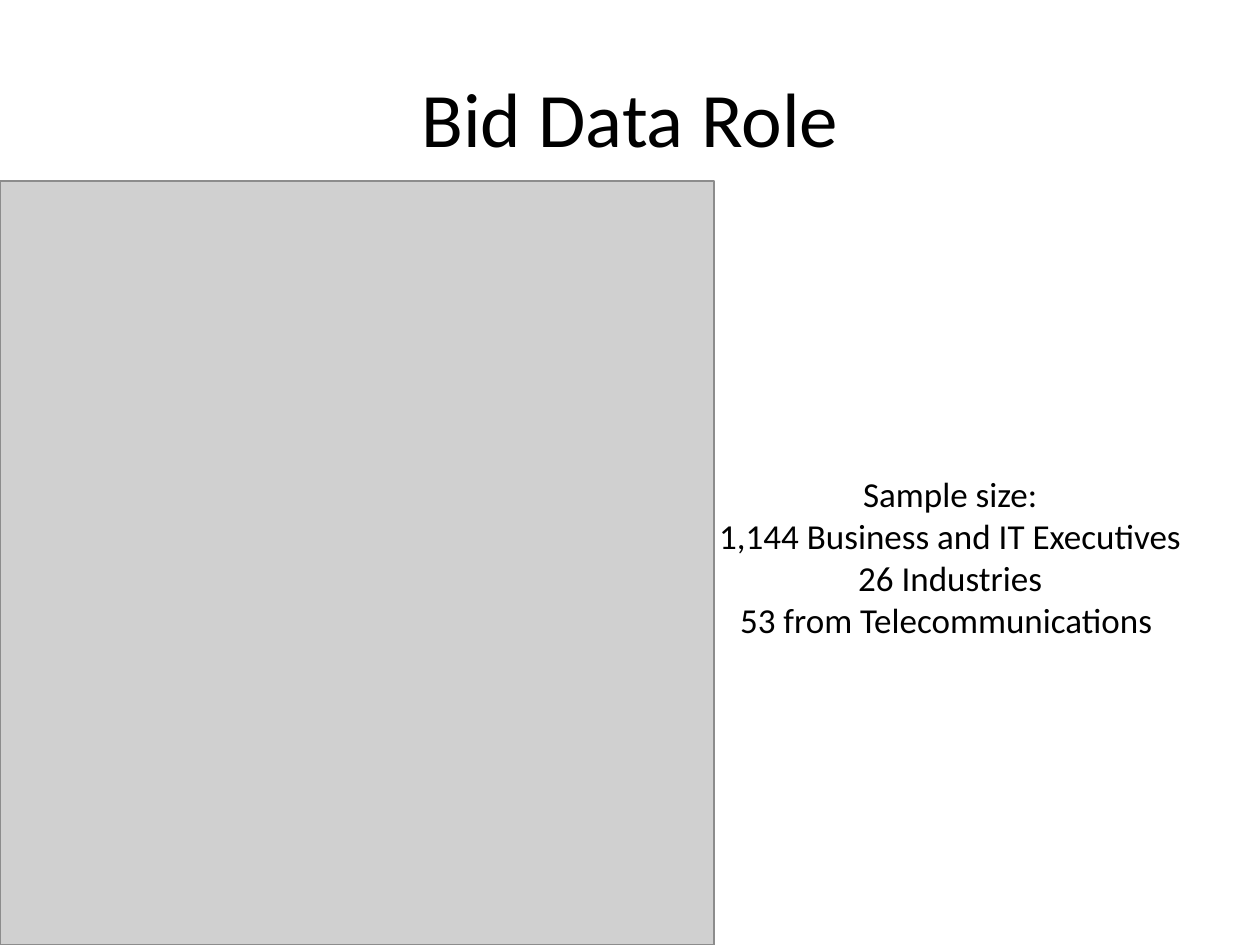
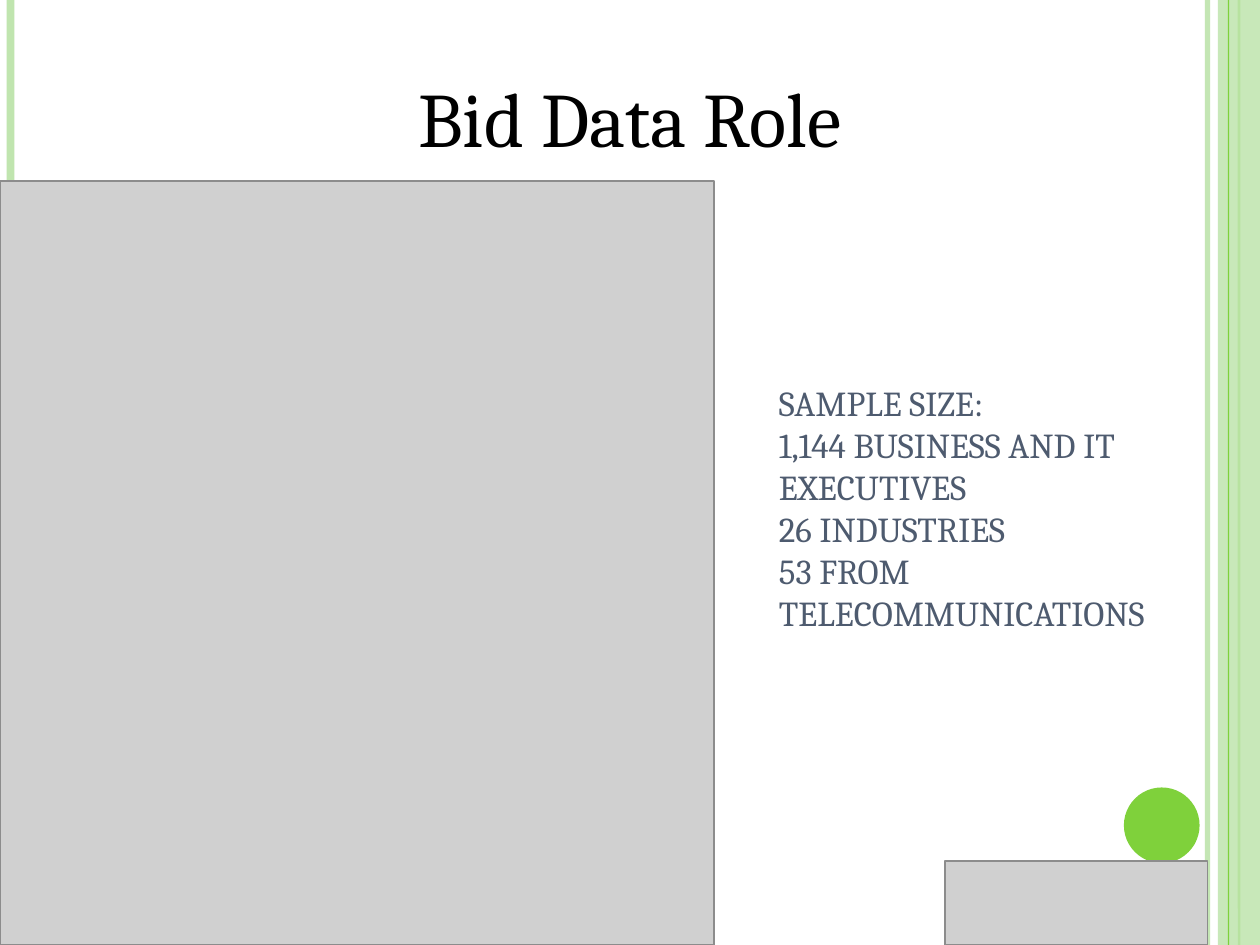
Before and after one commit to NUS-Anonymous/LTA-Data, a slide deck: slide 19 of Business Final Presentation/Presentation1.ppt (slide 17 before the commit). Drawn at 1260x945 pixels with LibreOffice and Linux fonts; fonts in the diff are those of the drawing; grey boxes stand for pictures. Boxes give left, top, right and bottom in pixels: in the first picture for what was removed or moved away, otherwise in the second. Text is boxed around its words. In the diff, an @@ line names an element or a change of style, - is before the commit and + after.

```diff
--- a/Business Final Presentation/Presentation1.ppt
+++ b/Business Final Presentation/Presentation1.ppt
@@ line added from (10, 0) to (10, 945), #C0E5AF 4.51 pt @@
@@ line added from (1207, 0) to (1207, 945), #C0E5AF 3 pt @@
@@ rectangle added at (x1=1218, y1=0, x2=1260, y2=945), fill #C0E5AF at 87% opacity @@
@@ line added from (1228, 0) to (1228, 945), #7FD13B 0.74 pt @@
@@ line added from (1239, 0) to (1239, 945), #7FD13B 1.5 pt @@
@@ text "Bid Data Role" at (x1=418, y1=93, x2=842, y2=148): font Calibri to Cambria @@
@@ title "SAMPLE SIZE: 1,144 BUSINESS AND ..." at (x1=779, y1=392, x2=1144, y2=627): vertical alignment middle to bottom @@
@@ title at (x1=779, y1=392, x2=1144, y2=627): text changed; font Calibri to Cambria; text colour #000000 to #4E5B6F @@
-Sample size:
-1,144 Business and IT Executives
-26 Industries
-53 from Telecommunications
+SAMPLE SIZE:
+1,144 BUSINESS AND IT EXECUTIVES
+26 INDUSTRIES
+53 FROM TELECOMMUNICATIONS
@@ ellipse added at (x1=1124, y1=788, x2=1200, y2=863), fill #7FD13B @@
@@ picture added at (x1=945, y1=861, x2=1207, y2=945) @@
```
Also in this commit, not shown: 20 other slides changed, 4 slides added, 2 slides removed, 26 other files.
